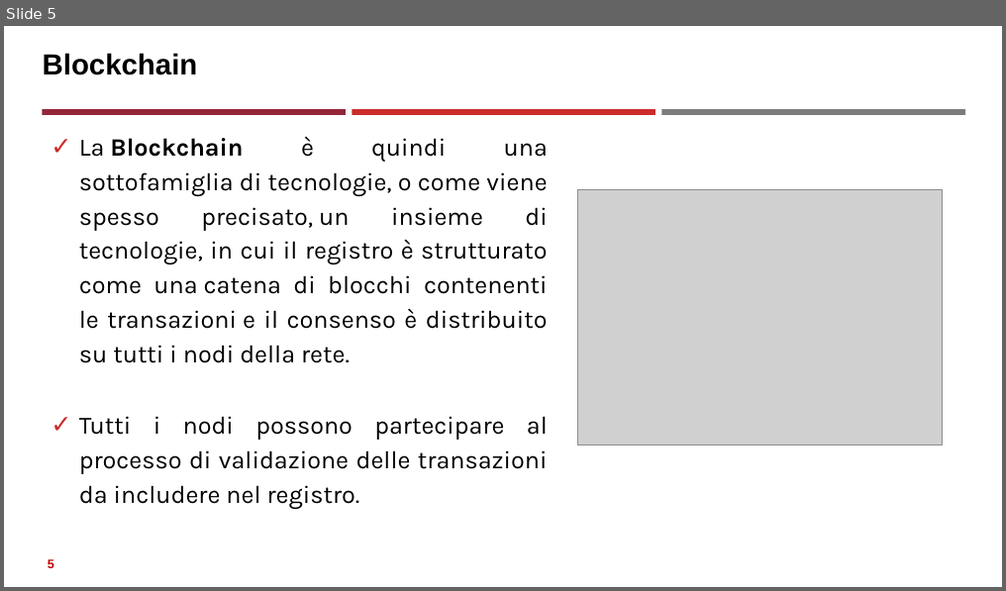
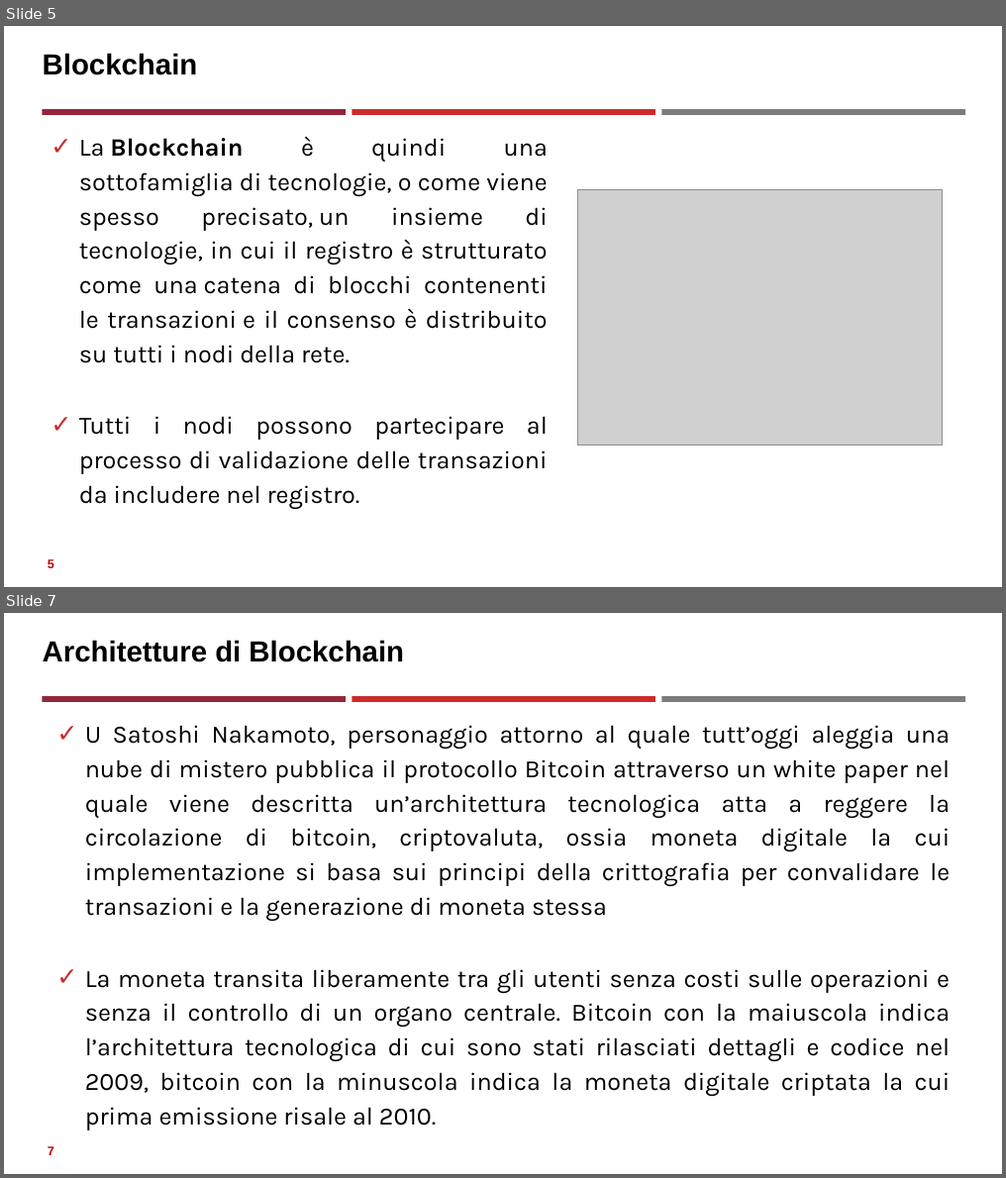
Before and after one commit to neural1977/data_science_interview_material, a slide deck: Assicurazioni/Distributed Ledger Technology_ita.pptx. Shown one above the other, each under a label of ours: slide 5 before the commit, slides 5 and 7 after it; the slides between them are not shown. The pictures are 1006x591 and 1006x1178 pixels, drawn with LibreOffice and Linux fonts; fonts in the diff are those of the drawing; grey boxes stand for pictures. Boxes give left, top, right and bottom in pixels: in the first picture for what was removed or moved away, otherwise in the second. Text is boxed around its words. In the diff, an @@ line names an element or a change of style, - is before the commit and + after.

```diff
--- a/Assicurazioni/Distributed Ledger Technology_ita.pptx
+++ b/Assicurazioni/Distributed Ledger Technology_ita.pptx
@@ slide 7 added at <box>4,613,1002,1174</box>, background #FFFFFF; not listed: 3 template elements that a slide beside it also shows @@
@@ title added at <box>43,640,404,663</box>, 28 pt, text #000000, bold @@
+Architetture di Blockchain
@@ text added at <box>85,725,950,1131</box>, 24 pt, text #000000 @@
+✓ U Satoshi Nakamoto, personaggio attorno al quale tutt’oggi aleggia una nube di mistero pubblica il protocollo Bitcoin attraverso un white paper nel quale viene descritta un’architettura tecnologica atta a reggere la circolazione di bitcoin, criptovaluta, ossia moneta digitale la cui implementazione si basa sui principi della crittografia per convalidare le transazioni e la generazione di moneta stessa
+✓ La moneta transita liberamente tra gli utenti senza costi sulle operazioni e senza il controllo di un organo centrale. Bitcoin con la maiuscola indica l’architettura tecnologica di cui sono stati rilasciati dettagli e codice nel 2009, bitcoin con la minuscola indica la moneta digitale criptata la cui prima emissione risale al 2010.
@@ page number added at <box>48,1147,54,1156</box>, 12 pt, text #C00000, bold @@
+7
```
Also in this commit, not shown: 1 slide changed, 2 other slides added, 3 other files.
